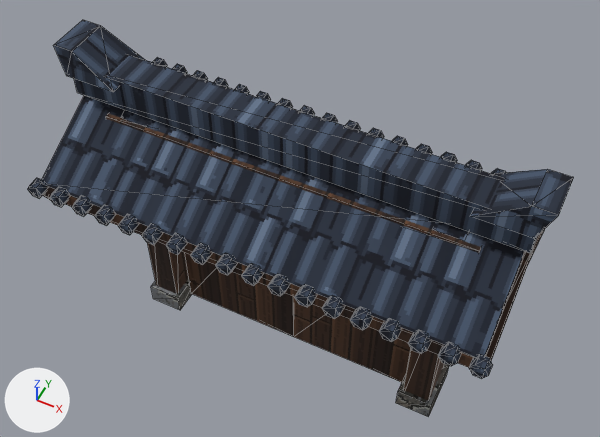
A saved change to the glTF model Oxygen/project/Assets/Models/JapaneseCity/JP_Rich_CompoundGate_A.glb.
One viewpoint serves both versions: a 50 mm lens placed at (2.61, -4.83, 8.53), pointed at (-0.01, 0.42, 1.97). Every picture has the same lights, and +X, +Y and +Z are marked at lower left. The first picture is the older version. Mesh edges are drawn as thin lines. Vertices at exactly the same position are counted once.

Script lines for the objects in view, before the commit:
```python
me_jp_rich_compoundgate_a = bpy.data.meshes.new('JP_Rich_CompoundGate_A')
me_jp_rich_compoundgate_a.from_pydata(...)  # 550 vertices, 910 faces; spans x -2.47..2.47, y -0.9..1.4, z 0.0..3.65
# faces by material slot: [126, 24, 760]
me_jp_rich_compoundgate_a.materials.append(mat_jp_wood_cedardark)
me_jp_rich_compoundgate_a.materials.append(mat_jp_stone_granite)
me_jp_rich_compoundgate_a.materials.append(mat_jp_roof_kawara)
ob_jp_rich_compoundgate_a = bpy.data.objects.new('JP_Rich_CompoundGate_A', me_jp_rich_compoundgate_a)
ob_jp_rich_compoundgate_a.location = (0.0, 0.0, 0.0)
```
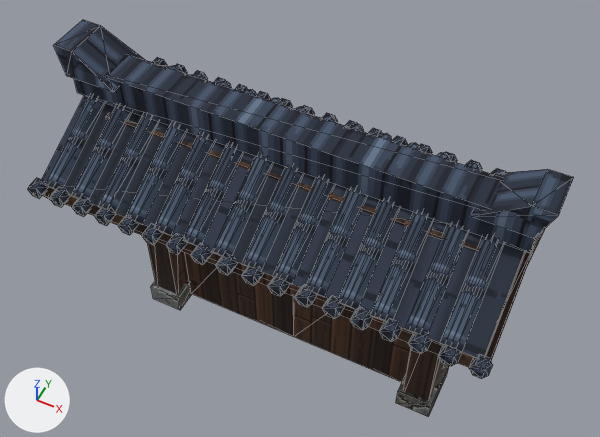
What differs and where, as boxes [x1, y1, x2, y2] in the pictures (600 x 437 px):
part 1 of me_jp_rich_compoundgate_a, added (blue)
    after: [45, 65, 506, 352]
part 2 of me_jp_rich_compoundgate_a, recoloured
    both: [42, 95, 523, 357]

The change in detail:
Picture 'JP_Roof_KawaraRoll' (img_jp_roof_kawararoll) is new.
Picture 'JP_Roof_KawaraChannel' (img_jp_roof_kawarachannel) is new.
Material 'JP_Roof_KawaraRoll' (mat_jp_roof_kawararoll) is new.
Uses the picture img_jp_roof_kawararoll.
Material 'JP_Roof_KawaraChannel' (mat_jp_roof_kawarachannel) is new.
Uses the picture img_jp_roof_kawarachannel.
me_jp_rich_compoundgate_a is used by ob_jp_rich_compoundgate_a; location (0.0, 0.0, 0.0).
me_jp_rich_compoundgate_a had 550 vertices, 910 faces and spanned x -2.47..2.47, y -0.9..1.4, z 0.0..3.65.
me_jp_rich_compoundgate_a now has 830 vertices, 1218 faces and spans x -2.47..2.47, y -0.9..1.4, z 0.0..3.65.
Part 1, on me_jp_rich_compoundgate_a:
84 vertices are added at x -2.19..2.19, y -0.84..0.33, z 2.64..3.19.
42 new vertices lie (0.0, 1.01, 0.54) away from vertices in x -2.19..2.07, y -0.84..-0.83, z 2.64..2.65.
14 new vertices lie (-0.05, 0.03, -0.07) away from vertices in x -2.19..1.97, y -0.83, z 2.64.
14 new vertices lie (0.0, 1.02, 0.54) away from vertices in x -2.24..1.92, y -0.8, z 2.57.
14 new vertices lie (0.2, 0.0, 0.0) away from vertices in x -2.24..1.92, y -0.8, z 2.57.
14 new vertices lie (0.05, 1.05, 0.47) away from vertices in x -2.09..2.07, y -0.83, z 2.64.
42 new vertices lie (0.0, 1.01, -0.54) away from vertices in x -2.07..2.19, y 0.32..0.33, z 3.18..3.19.
14 new vertices lie (0.05, -0.03, -0.07) away from vertices in x -1.97..2.19, y 1.33, z 2.64.
14 new vertices lie (0.0, -1.02, 0.54) away from vertices in x -1.92..2.24, y 1.3, z 2.57.
14 new vertices lie (-0.2, 0.0, 0.0) away from vertices in x -1.92..2.24, y 1.3, z 2.57.
14 new vertices lie (-0.05, -1.05, 0.47) away from vertices in x -2.07..2.09, y 1.33, z 2.64.
308 new faces join them, mat_jp_roof_kawararoll.
me_jp_rich_compoundgate_a part 2: 4 faces spanning x -2.3..2.3, y -0.8..1.3, z 2.57..3.13 switch from mat_jp_roof_kawara to mat_jp_roof_kawarachannel.
me_jp_rich_compoundgate_a gains material mat_jp_roof_kawararoll.
